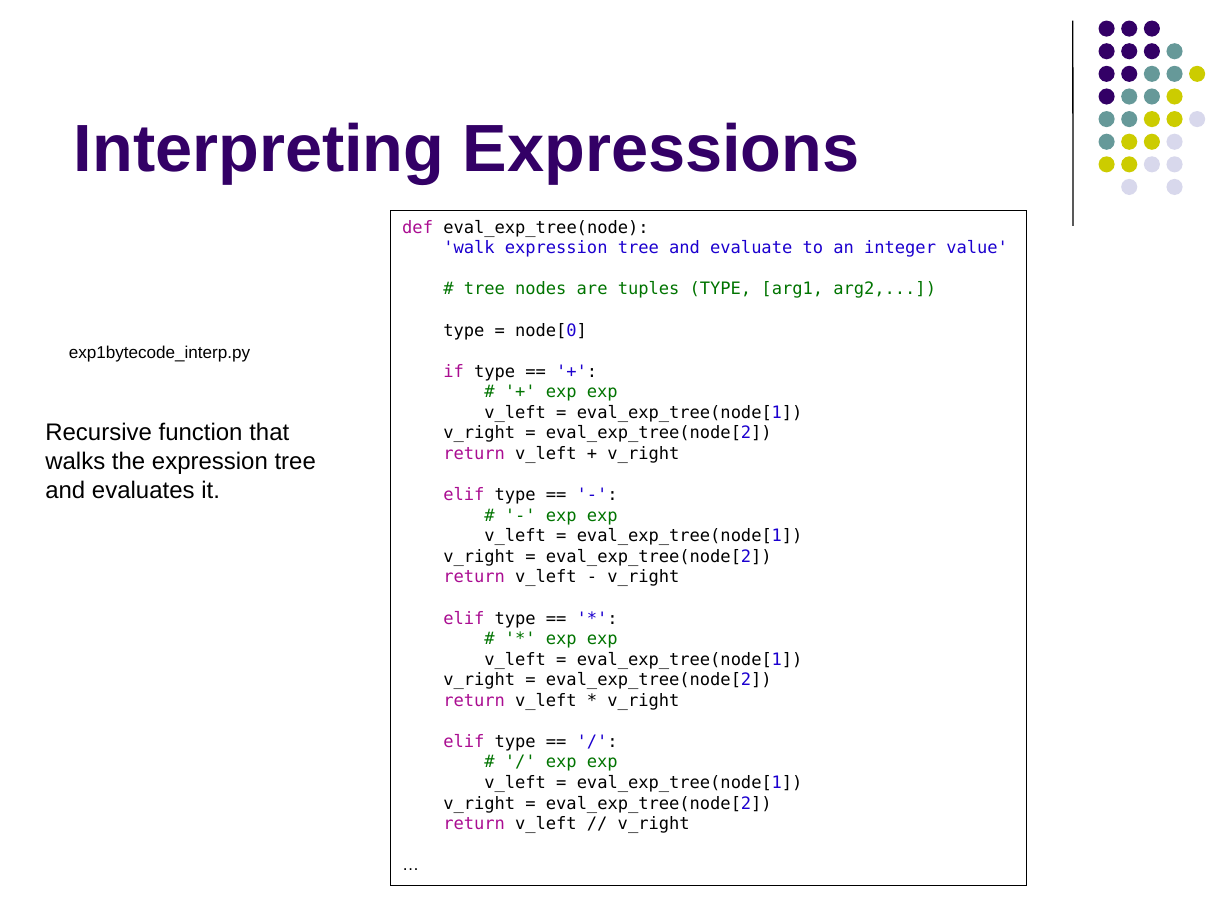
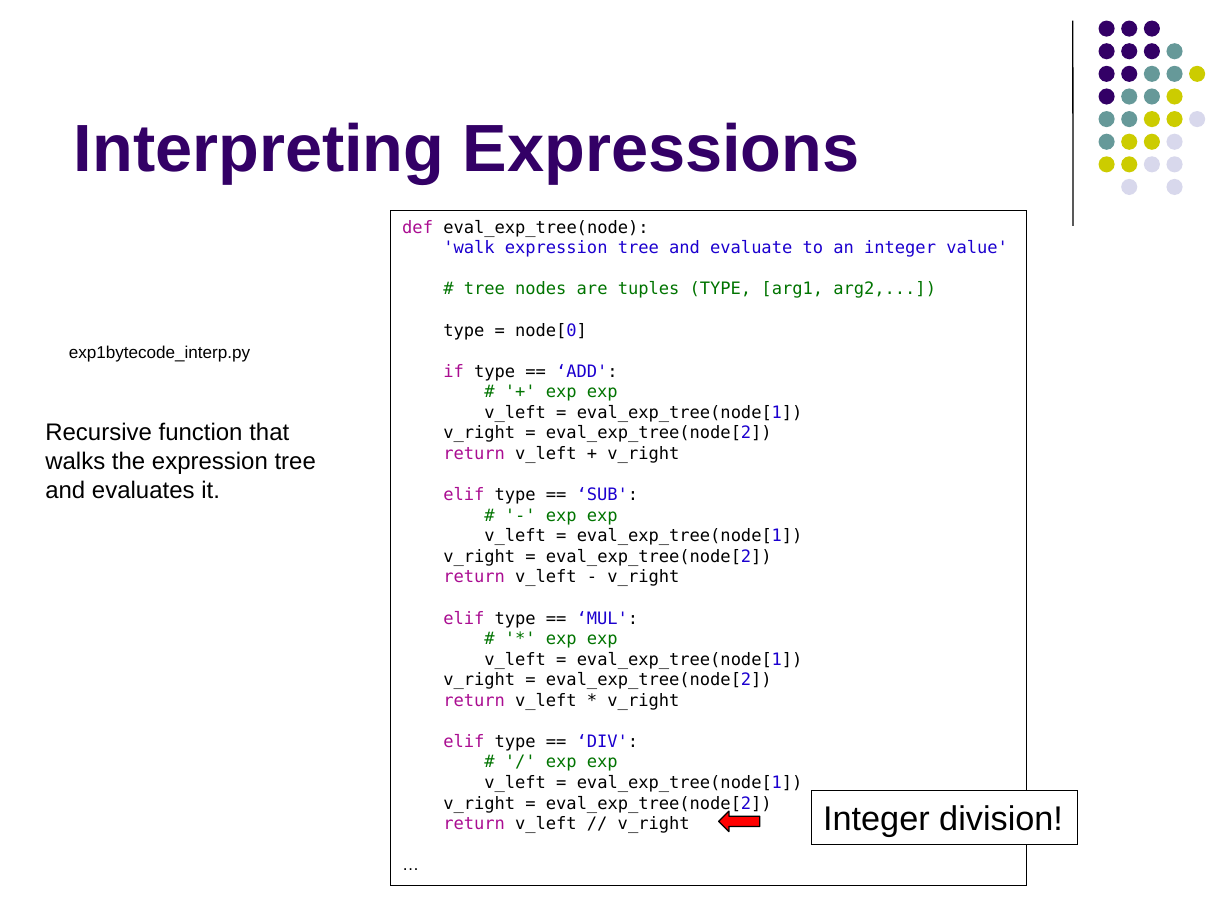
Before and after one commit to lutzhamel/CSC402, a slide deck: slide 60 of notes/csc402-ln005.pptx (slide 59 before the commit). Drawn at 1232x924 pixels with LibreOffice and Linux fonts; fonts in the diff are those of the drawing. Boxes give left, top, right and bottom in pixels: in the first picture for what was removed or moved away, otherwise in the second. Text is boxed around its words. In the diff, an @@ line names an element or a change of style, - is before the commit and + after.

```diff
--- a/notes/csc402-ln005.pptx
+++ b/notes/csc402-ln005.pptx
@@ text in rectangle at [443,364,618,381]: text changed @@
-if type == '+':
+if type == ‘ADD':
@@ text in rectangle at [443,487,639,504]: text changed @@
-elif type == '-':
+elif type == ‘SUB':
@@ text in rectangle at [443,611,639,628]: text changed @@
-elif type == '*':
+elif type == ‘MUL':
@@ text in rectangle at [443,734,639,751]: text changed @@
-elif type == '/':
+elif type == ‘DIV':
@@ rectangle added at [811,791,1078,845], fill #FFFFFF, outline #000000 0.75 pt, 20 pt, text #000000 @@
+Integer division!
@@ left arrow added at [718,811,759,832], fill #FF0000, outline #000000 0.75 pt @@
```
Also in this commit, not shown: 10 other slides changed, 10 slides added, 9 slides removed, 3 other files.
